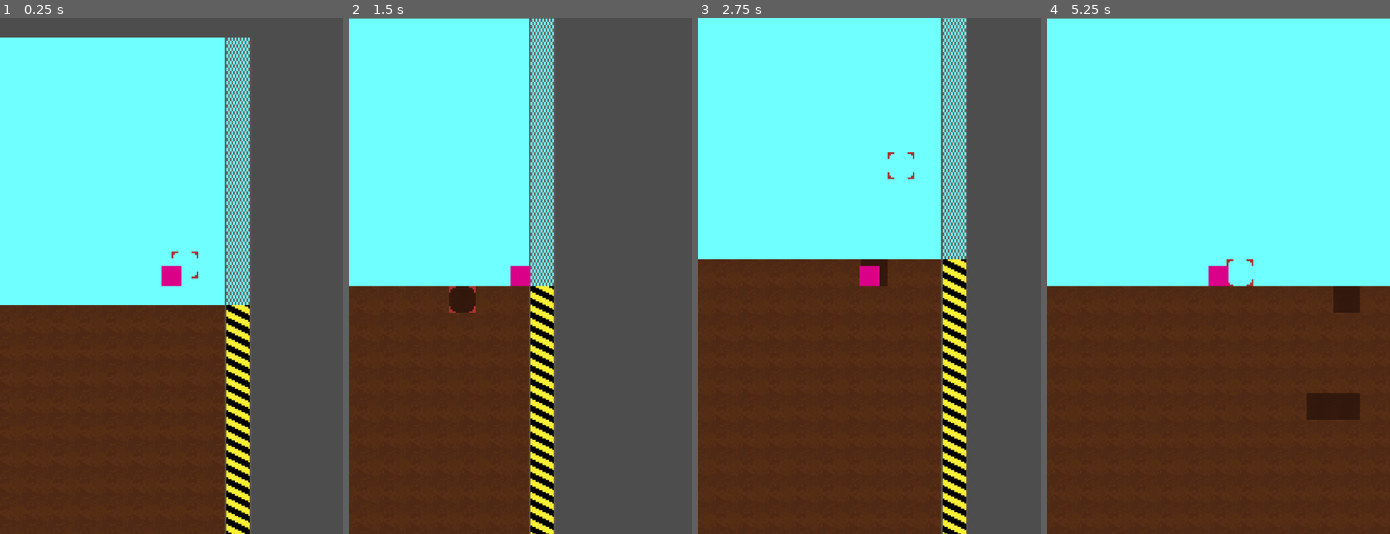
Above: before the commit, frames 1-4 (left to right).
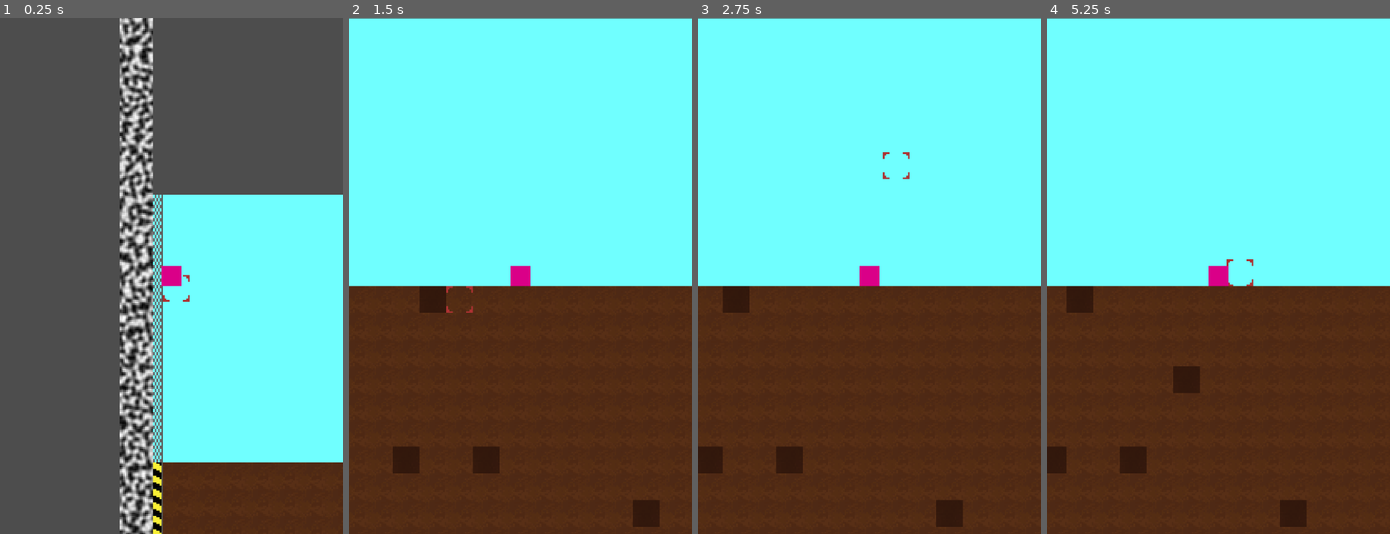
Above: after the commit, the same moments.

Repository: brikr/ludum-dare-57
Game: Godot game, scene res://scenes/main/main.tscn
Same seed, same stepped clock (60 frames per second), same inputs: the game is played once before the commit and once after it.
Inputs (mouse positions are in pixels of both pictures, inside the frame that each line leads up to):
- Up to frame 1 (0.25 s): no input
- Up to frame 2 (1.5 s): move the mouse to (595, 250) at 0.52 s; press the mouse at (595, 250) at 0.53 s; hold D (move_right) from 0.53 s (still down); tap Space (jump) at 0.77 s; move the mouse to (451, 301) at 1.27 s; release the mouse at (451, 301) at 1.28 s; click (451, 301) at 1.35 s
- Up to frame 3 (2.75 s): tap Space (jump) at 1.52 s; move the mouse to (903, 162) at 2.02 s; release D (move_right) at 2.03 s; press the mouse at (903, 162) at 2.03 s; hold A (move_left) from 2.03 s (still down)
- Up to frame 4 (5.25 s): move the mouse to (1201, 379) at 2.77 s; release A (move_left) at 2.78 s; release the mouse at (1201, 379) at 2.78 s; hold D (move_right) 2.78-4.28 s; click (1201, 379) at 2.85 s; tap Space (jump) at 3.02, 3.77, 4.52 s; move the mouse to (1321, 353) at 3.52 s; press the mouse at (1321, 353) at 3.53 s; move the mouse to (1115, 198) at 4.27 s; release the mouse at (1115, 198) at 4.28 s; hold A (move_left) 4.28-5.03 s; click (1115, 198) at 4.35 s; move the mouse to (1235, 276) at 5.02 s; press the mouse at (1235, 276) at 5.03 s; hold D (move_right) from 5.03 s (still down)

The runs differ from the first frame. In frame 1, 81% of the frame differs, in the area x 0-100%, y 0-100%; in frame 2, 48%; in frame 3, 33%; in frame 4, 3.1%.
Error before the commit: Invalid access to property or key '(20, 8)' on a base object of type 'Dictionary[Vector2i, Tile]'. (res://scenes/game_state/game_state.gd:48)
Error after the commit: Invalid access to property or key '(20, 10)' on a base object of type 'Dictionary[Vector2i, Tile]'. (res://scenes/game_state/game_state.gd:69)

Commit message:
gold

Diff:
--- a/scenes/game_state/game_state.gd
+++ b/scenes/game_state/game_state.gd
@@ -1,4 +1,5 @@
 extends Node
+
 
 signal tile_updated
 
@@ -18,6 +19,26 @@
   return is_horizontal_edge(x) || is_vertical_edge(y)
 
 func gen_under_world():
+  gen_base_under_world()
+  gen_gold()
+
+
+func gen_gold():
+  var noise = FastNoiseLite.new() # there are a shit load of props you can change
+  noise.noise_type = FastNoiseLite.NoiseType.TYPE_SIMPLEX
+  noise.seed = 69 # kek, funny numbie
+  noise.fractal_octaves = 5
+  noise.fractal_gain = 10
+
+  for x in Constants.MAX_WORLD_WIDTH:
+    for y in Constants.MAX_GEN_DEPTH:
+      y = y + Constants.SURFACE_HEIGHT
+      var coords := Vector2i(x, y)
+      print(noise.get_noise_2dv(coords))
+      if noise.get_noise_2dv(coords) > 0.8:
+        map[coords].type = Tile.TileType.EMPTY
+
+func gen_base_under_world():
   for x in Constants.MAX_WORLD_WIDTH:
     for y in Constants.MAX_GEN_DEPTH:
       y = y + Constants.SURFACE_HEIGHT
--- a/scenes/main/main.gd
+++ b/scenes/main/main.gd
@@ -4,6 +4,16 @@
   # make the skybox match the width of the generated world
   $Sky.size.x = Constants.MAX_WORLD_WIDTH * Constants.TILE_WIDTH
 
+  var noise = FastNoiseLite.new() # there are a shit load of props you can change
+  noise.noise_type = FastNoiseLite.NoiseType.TYPE_SIMPLEX
+  noise.seed = 69 # kek, funny numbie
+  noise.fractal_octaves = 5
+  noise.fractal_gain = 10
+
+  var image = noise.get_image(Constants.MAX_WORLD_WIDTH, 1000)
+
+  $test.texture = ImageTexture.create_from_image(image)
+
 func _process(_delta):
   if Input.is_action_just_pressed("ui_cancel"):
     get_tree().quit()
--- a/scenes/main/main.tscn
+++ b/scenes/main/main.tscn
@@ -36,4 +36,6 @@
 texture = ExtResource("3_l3cfh")
 
 [node name="Player" parent="." instance=ExtResource("2_iuonh")]
-position = Vector2(272, 110)
+position = Vector2(20, 16)
+
+[node name="test" type="Sprite2D" parent="."]
--- a/scenes/player/player.gd
+++ b/scenes/player/player.gd
@@ -54,7 +54,7 @@
   move_and_slide()
 
 
-func _process(delta: float) -> void:
+func _process(_delta: float) -> void:
   if Input.is_action_pressed("primary_mouse_action"):
     var mouse_coords = GameState.global_position_to_map_coords(get_global_mouse_position())
     GameState.dig(mouse_coords)
--- a/scripts/tile.gd
+++ b/scripts/tile.gd
@@ -7,7 +7,7 @@
 var type: TileType
 var objectType: TileObjectType
 
-func _init(coords, type, objectType = TileObjectType.NONE):
+func _init(coords, type, objectType):
   self.coords = coords
   self.type = type
   self.objectType = objectType
@@ -22,11 +22,11 @@
   type = TileType.EMPTY
   objectType = TileObjectType.NONE
 
-static func Dirt(coords):
-  return Tile.new(coords, TileType.DIRT)
+static func Dirt(coords, objectType = TileObjectType.NONE):
+  return Tile.new(coords, TileType.DIRT, objectType)
 
 static func Border(coords):
-  return Tile.new(coords, TileType.BORDER)
+  return Tile.new(coords, TileType.BORDER, TileObjectType.NONE)
 
 static func Empty(coords):
-  return Tile.new(coords, TileType.EMPTY)
+  return Tile.new(coords, TileType.EMPTY, TileObjectType.NONE)
